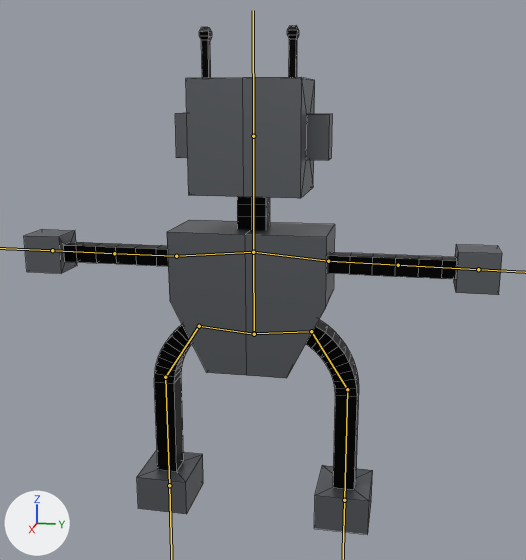
The FBX model Assets/Models/Robot.fbx, before and after one commit.
The view is the same before and after, from a camera (50 mm lens) standing at (6.52, 1.39, 4.02) and looking at (-0.2, 0.05, 2.34). Arrows for +X, +Y and +Z are at lower left; the lights stay in place. The bones that bend it are drawn over the model as lines. Mesh edges are drawn as thin lines.
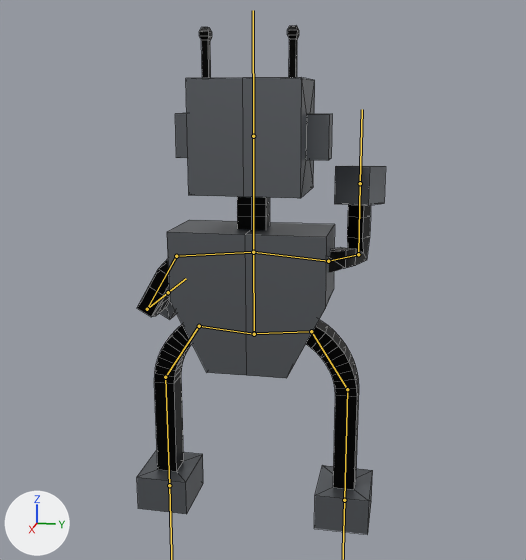
The newer file adds an action. The first version stands in its rest pose; the second is drawn at frame 21 of the action 'Armature|Attack'.

The change in detail:
Bone 'Bone.002' (bone_bone_002) turns from (0, 0, 0) to (-62, 85, 7) degrees about its own x, y and z.
Bone 'Bone.003' (bone_bone_003) turns from (0, 0, 0) to (-1, -1, 91) degrees about its own x, y and z.
Bone 'Bone.006' (bone_bone_006) turns from (0, 0, 0) to (-60, 0, 0) degrees about its own x, y and z.
Bone 'Bone.007' (bone_bone_007) turns from (0, 0, 0) to (0, 0, -90) degrees about its own x, y and z.

What differs and where, as boxes [x1, y1, x2, y2] in the pictures (526 x 560 px):
'Cube', posed (48% narrower): before [24, 26, 502, 534]; after [137, 26, 386, 534]
bone 'Bone.002', root to tip: before (328, 261) to (398, 265); after (328, 261) to (358, 254)
bone 'Bone.003', root to tip: before (398, 265) to (478, 269); after (358, 254) to (360, 183)
bone 'Bone.006', root to tip: before (176, 256) to (114, 253); after (176, 256) to (147, 309)
bone 'Bone.007', root to tip: before (114, 253) to (52, 250); after (147, 309) to (168, 292)
